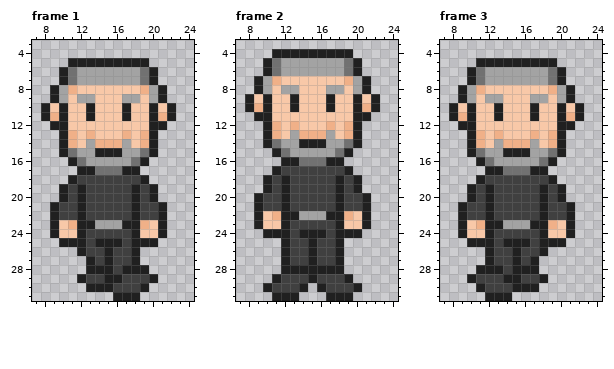
Two versions of one animated GIF sprite, assets/walk/boxassassin-walk1.gif. Above is the file before it was changed.
The file is 32x32 pixels, 4 frames. Shown: frame 1: x 7..24, y 3..31; frame 2: x 7..24, y 3..31; frame 3: x 7..24, y 3..31. The commit also changed other frames, which this record leaves out.
And afterwards:
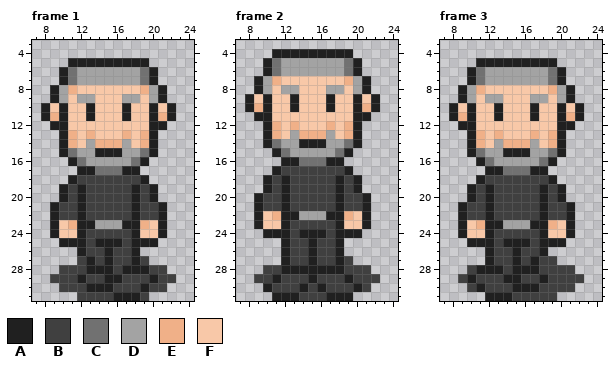
Palette (. is transparent): A #202020  B #404040  C #717171  D #a3a3a3  E #f0b088  F #f8c8a8
What changed:
{"where": "frame 1"}
{"frame":1,"y":27,"x":12,"old":".","new":"B"}
{"frame":1,"y":27,"x":19,"old":".","new":"B"}
{"frame":1,"y":28,"x":10,"old":"...","new":"BBB"}
{"frame":1,"y":28,"x":20,"old":"..","new":"BB"}
{"frame":1,"y":29,"x":9,"old":"...","new":"BBB"}
{"frame":1,"y":29,"x":21,"old":"..","new":"BB"}
{"frame":1,"y":30,"x":10,"old":"...","new":"BBB"}
{"frame":1,"y":30,"x":20,"old":"..","new":"BB"}
{"frame":1,"y":31,"x":12,"old":"....","new":"BBBB"}
{"frame":1,"y":31,"x":19,"old":".","new":"B"}
{"where": "frame 2"}
{"frame":2,"y":27,"x":19,"old":".","new":"B"}
{"frame":2,"y":28,"x":10,"old":"..","new":"BB"}
{"frame":2,"y":28,"x":19,"old":"...","new":"BBB"}
{"frame":2,"y":29,"x":9,"old":"..","new":"BB"}
{"frame":2,"y":29,"x":20,"old":"...","new":"BBB"}
{"frame":2,"y":30,"x":15,"old":".","new":"B"}
{"frame":2,"y":30,"x":21,"old":".","new":"B"}
{"frame":2,"y":31,"x":14,"old":"...","new":"BBB"}
{"where": "frame 3"}
{"frame":3,"y":27,"x":18,"old":"..","new":"BB"}
{"frame":3,"y":28,"x":10,"old":".","new":"B"}
{"frame":3,"y":28,"x":18,"old":"....","new":"BBBB"}
{"frame":3,"y":29,"x":9,"old":".","new":"B"}
{"frame":3,"y":29,"x":19,"old":"....","new":"BBBB"}
{"frame":3,"y":30,"x":10,"old":".","new":"B"}
{"frame":3,"y":30,"x":18,"old":"....","new":"BBBB"}
{"frame":3,"y":31,"x":15,"old":".....","new":"BBBBB"}
{"label":"added","picture_box":[50,256,113,301]}
{"label":"added","picture_box":[140,256,176,301]}
{"label":"added","picture_box":[254,256,380,301]}
{"label":"added","picture_box":[458,256,584,301]}
